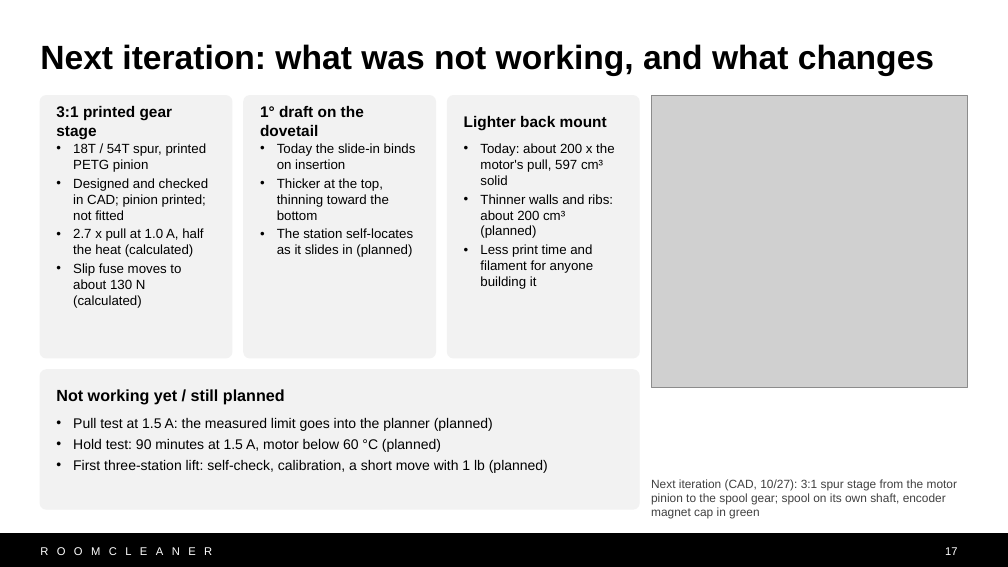
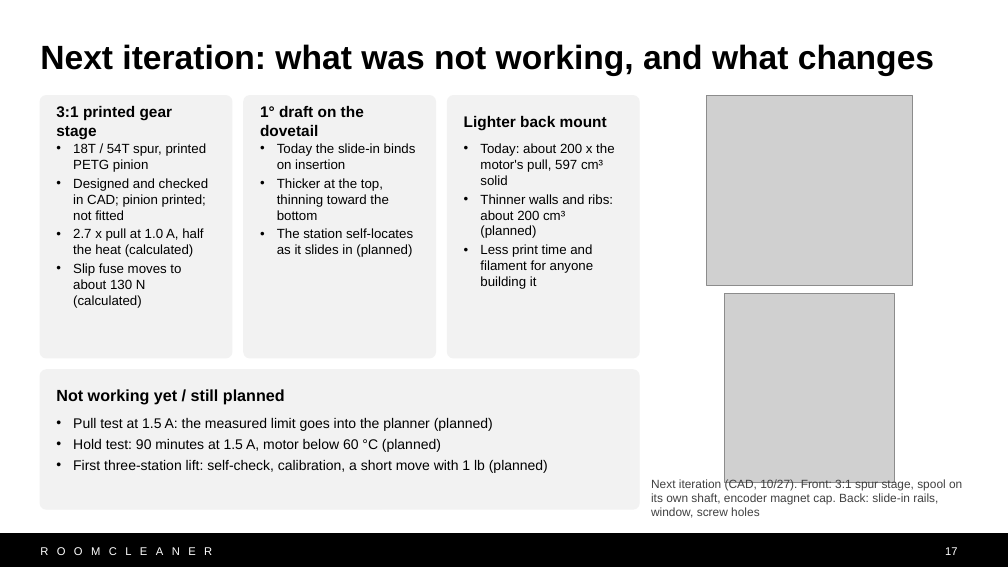
Before and after one commit to Jaspario1199/RoomCleaner, a slide deck: slide 17 of docs/presentation/deck_v10/RoomCleaner_Buntinx_v10.pptx. Drawn at 1008x567 pixels with LibreOffice and Linux fonts; fonts in the diff are those of the drawing; grey boxes stand for pictures. Boxes give left, top, right and bottom in pixels: in the first picture for what was removed or moved away, otherwise in the second. Text is boxed around its words. In the diff, an @@ line names an element or a change of style, - is before the commit and + after.

```diff
--- a/docs/presentation/deck_v10/RoomCleaner_Buntinx_v10.pptx
+++ b/docs/presentation/deck_v10/RoomCleaner_Buntinx_v10.pptx
@@ picture: place and size @@
-picture at [651, 96, 968, 387]
+picture at [707, 96, 912, 285]
@@ picture added at [725, 293, 894, 483] @@
@@ text at [651, 479, 962, 518]: text changed @@
-Next iteration (CAD, 10/27): 3:1 spur stage from the motor pinion to the spool gear; spool on its own shaft, encoder magnet cap in green
+Next iteration (CAD, 10/27). Front: 3:1 spur stage, spool on its own shaft, encoder magnet cap. Back: slide-in rails, window, screw holes
```
Also in this commit, not shown: 1 other slide changed, 8 other files.
